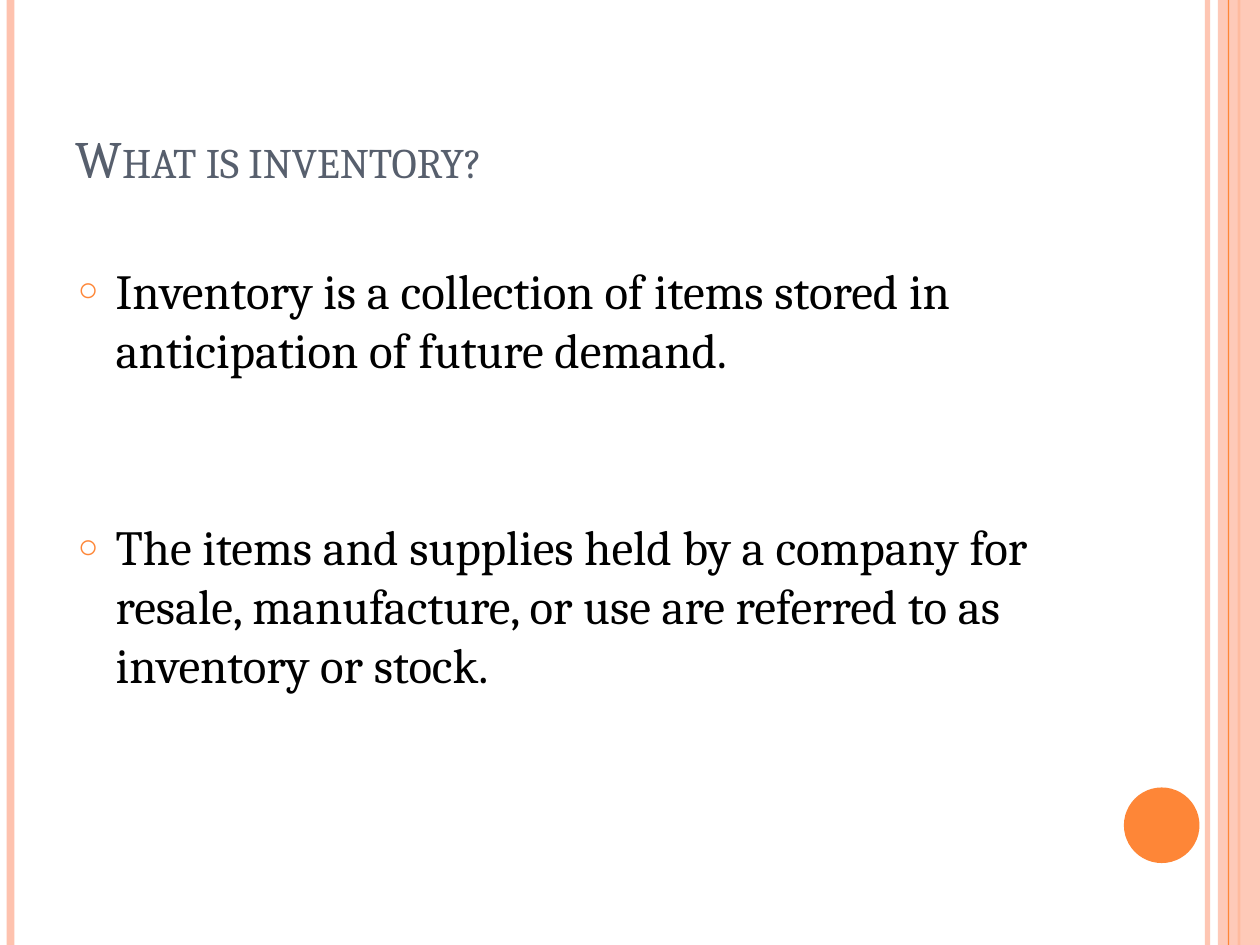
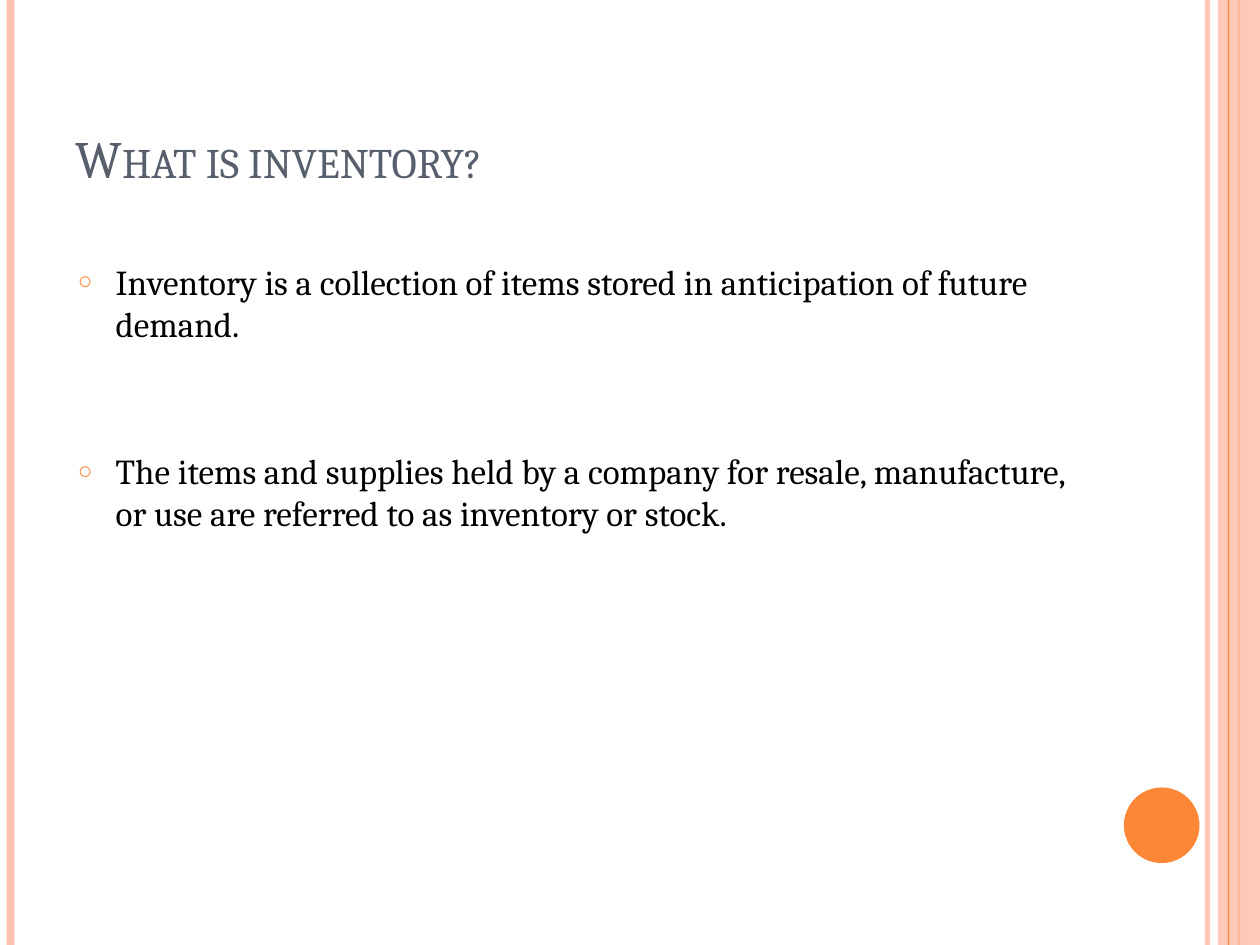
Before and after one commit to BuildWithSanu/InventoryManagementSystem_RLLProject, a slide deck: slide 6 of INVENTORY MANAGEMENT SYSTEM.pptx (slide 7 before the commit). Drawn at 1260x945 pixels with LibreOffice and Linux fonts; fonts in the diff are those of the drawing. Boxes give left, top, right and bottom in pixels: in the first picture for what was removed or moved away, otherwise in the second. Text is boxed around its words. In the diff, an @@ line names an element or a change of style, - is before the commit and + after.

```diff
--- a/INVENTORY MANAGEMENT SYSTEM.pptx
+++ b/INVENTORY MANAGEMENT SYSTEM.pptx
@@ text "Inventory is a collection of ..." at [116, 270, 1066, 534]: size 28 to 20 pt @@
```
Also in this commit, not shown: 2 other slides changed, 1 slide removed.
